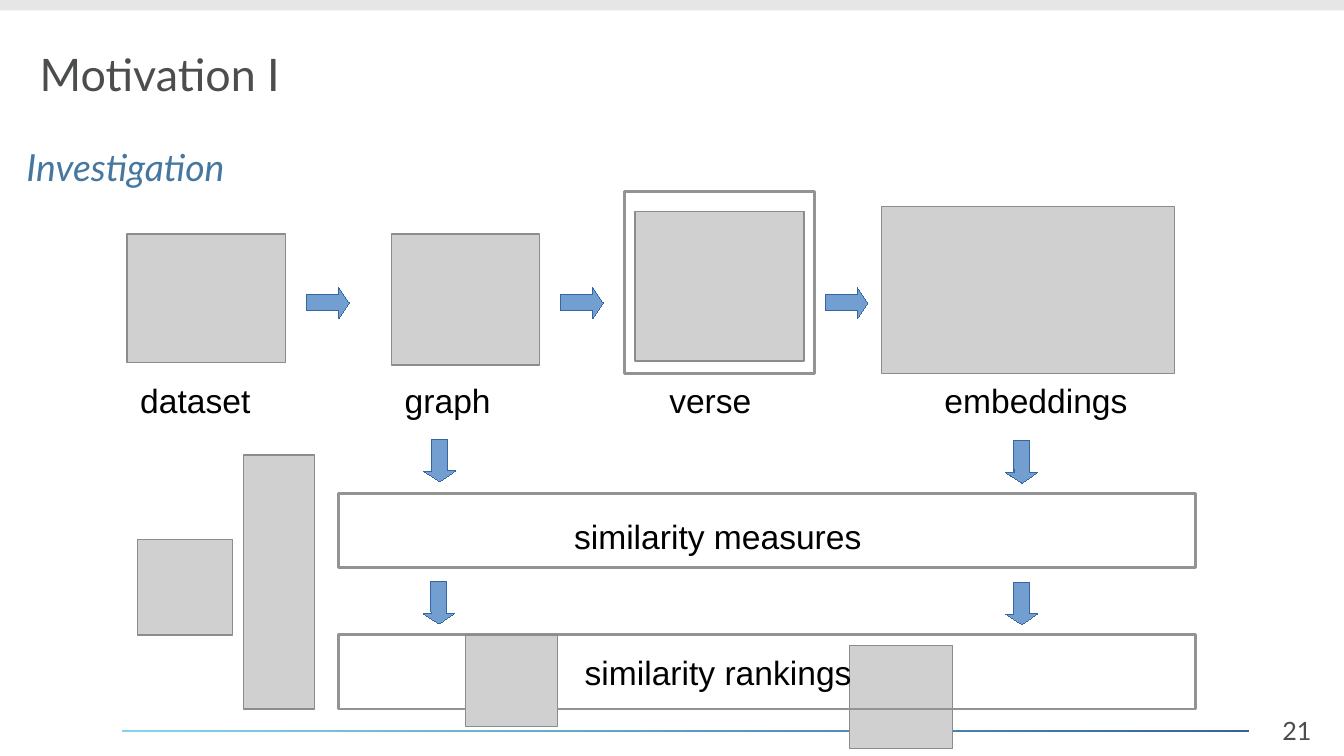
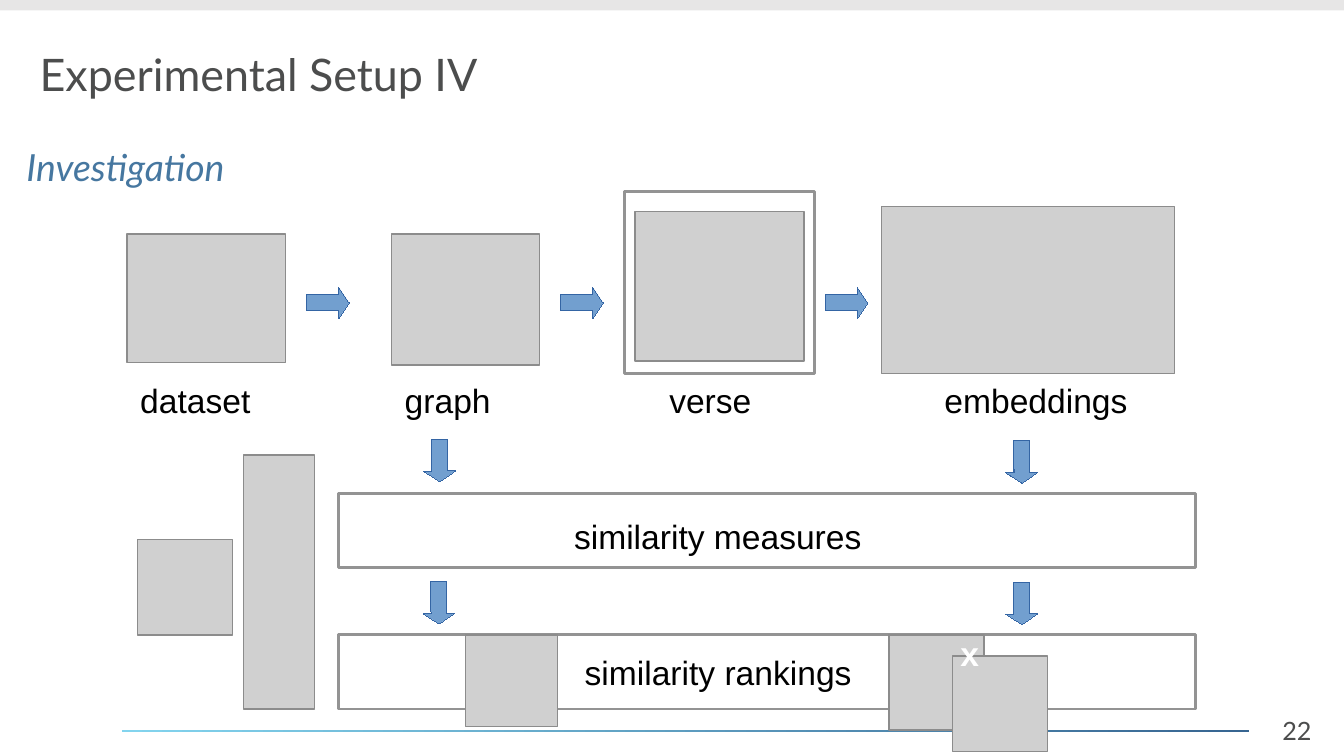
Before and after one commit to daelmo/DB2GraphGenerator, a slide deck: slide 22 of presentation/Analyse_eines_Forschungsthemas.odp (slide 21 before the commit). Drawn at 1344x756 pixels with LibreOffice and Linux fonts; fonts in the diff are those of the drawing; grey boxes stand for pictures; background and template pictures are left out. Boxes give left, top, right and bottom in pixels: in the first picture for what was removed or moved away, otherwise in the second. Text is boxed around its words. In the diff, an @@ line names an element or a change of style, - is before the commit and + after.

```diff
--- a/presentation/Analyse_eines_Forschungsthemas.odp
+++ b/presentation/Analyse_eines_Forschungsthemas.odp
@@ title at bbox=[40, 58, 477, 99]: text changed @@
-Motivation I
+Experimental Setup IV
@@ picture: place and size @@
-picture at bbox=[849, 645, 953, 749]
+picture at bbox=[888, 634, 984, 730]
@@ picture added at bbox=[953, 656, 1048, 751] @@
@@ text added at bbox=[960, 649, 979, 666], 18 pt, text #FFFFFF, bold @@
+x
@@ page number at bbox=[1282, 721, 1311, 740]: text changed @@
-21
+22
```
Also in this commit, not shown: 27 other slides changed, 3 slides added, 1 slide removed, 1 other file.
